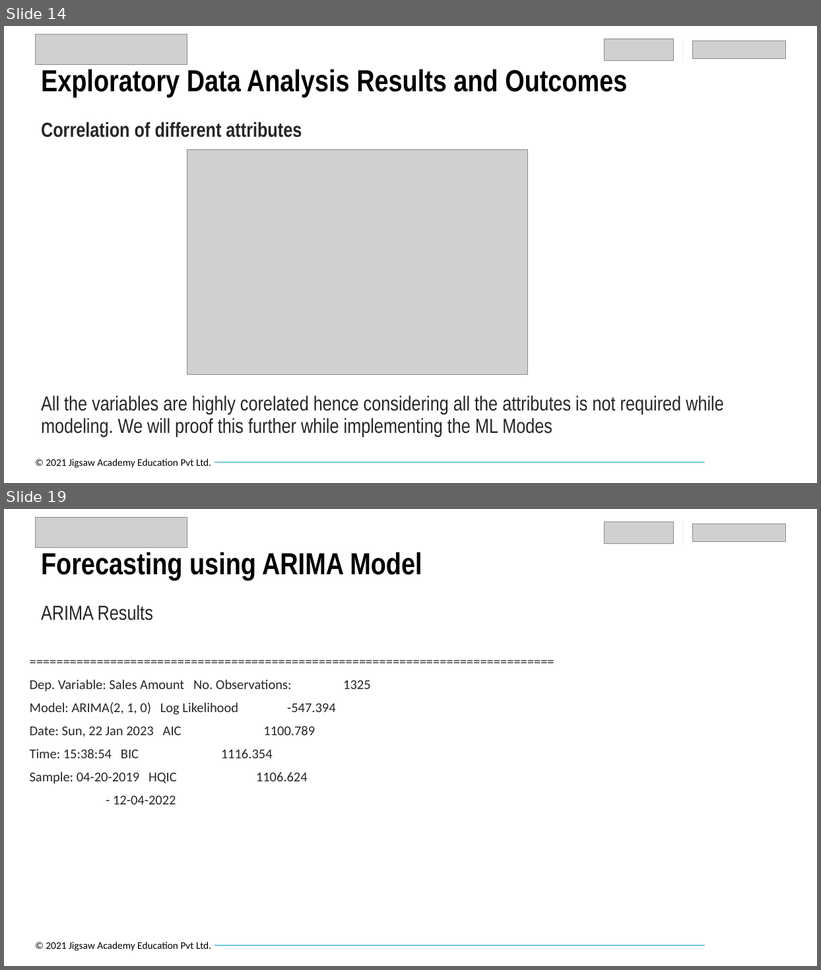
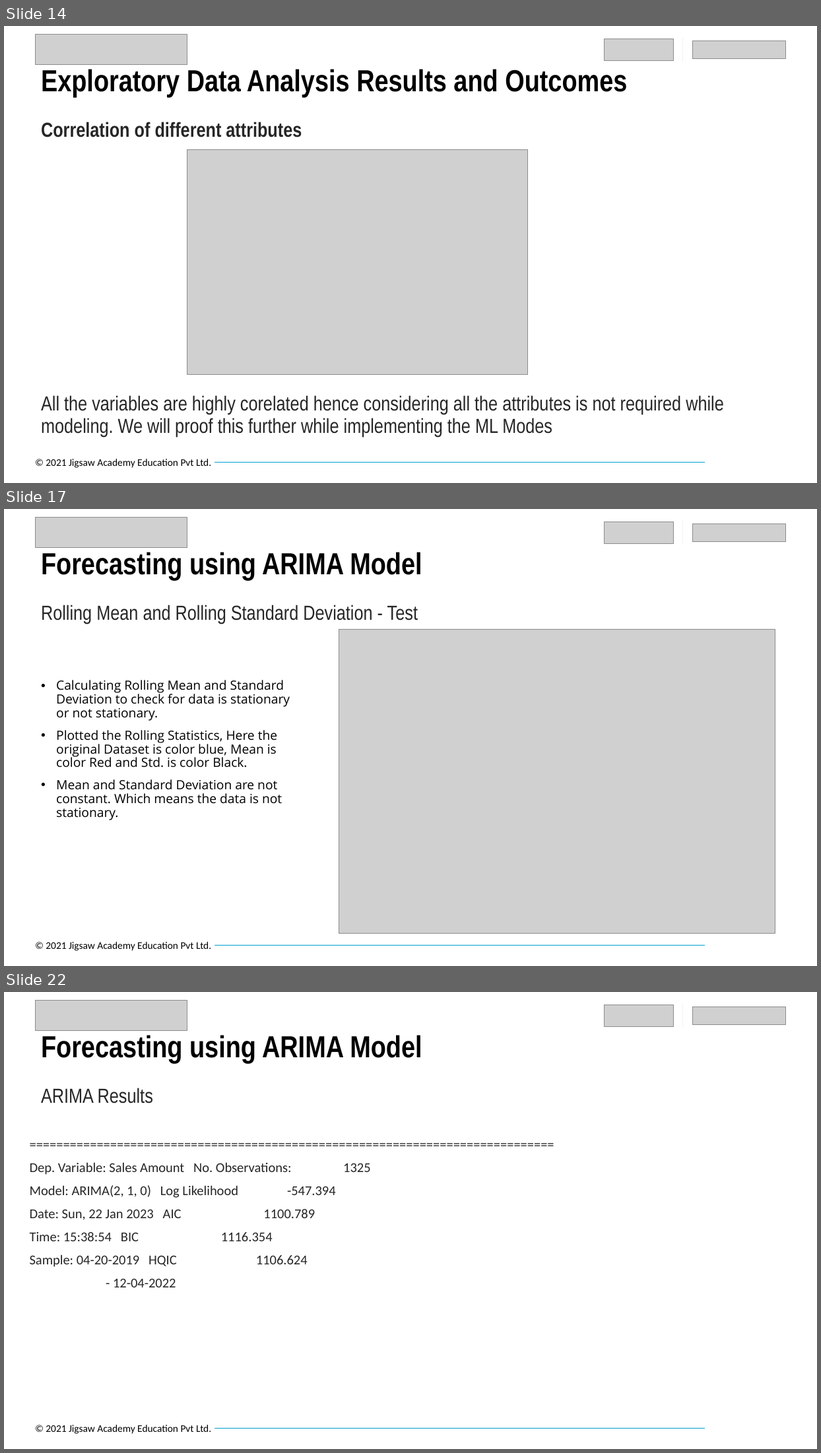
Before and after one commit to priyamgupta281/IPBA_BYOP, a slide deck: Final_PPT_Code/Retail_Revenue_Forecasting_Group_K.pptx. Shown one above the other, each under a label of ours: slides 14 and 19 before the commit, slides 14, 17 and 22 after it; the slides between them are not shown. The pictures are 821x970 and 821x1453 pixels, drawn with LibreOffice and Linux fonts; fonts in the diff are those of the drawing; grey boxes stand for pictures; background and template pictures are left out. Boxes give left, top, right and bottom in pixels: in the first picture for what was removed or moved away, otherwise in the second. Text is boxed around its words. In the diff, an @@ line names an element or a change of style, - is before the commit and + after.

Commit message:
Modified the file with additional info on ARIMA Model.

```diff
--- a/Final_PPT_Code/Retail_Revenue_Forecasting_Group_K.pptx
+++ b/Final_PPT_Code/Retail_Revenue_Forecasting_Group_K.pptx
@@ slide 17 added at bbox=[4, 509, 817, 966], background #FFFFFF; not listed: 2 template elements that a slide beside it also shows @@
@@ picture added at bbox=[35, 518, 187, 548] @@
@@ picture added at bbox=[605, 522, 674, 543] @@
@@ line added from (683, 521) to (683, 545), #F2F2F2 0.5 pt @@
@@ picture added at bbox=[693, 524, 787, 542] @@
@@ title added at bbox=[41, 552, 422, 580], 36 pt, text #000000, bold @@
+Forecasting using ARIMA Model
@@ text added at bbox=[41, 605, 418, 625], 24 pt, text #262626 @@
+Rolling Mean and Rolling Standard Deviation - Test
@@ picture added at bbox=[339, 629, 776, 934] @@
@@ text added at bbox=[56, 680, 290, 804], 15 pt, text #000000 @@
+• Calculating Rolling Mean and Standard Deviation to check for data is stationary or not stationary.
+• Plotted the Rolling Statistics, Here the original Dataset is color blue, Mean is color Red and Std. is color Black.
+• Mean and Standard Deviation are not constant. Which means the data is not stationary.
@@ what was slide 19 is now slide 22 @@
```
Also in this commit, not shown: 5 slides changed, 3 other slides added.
